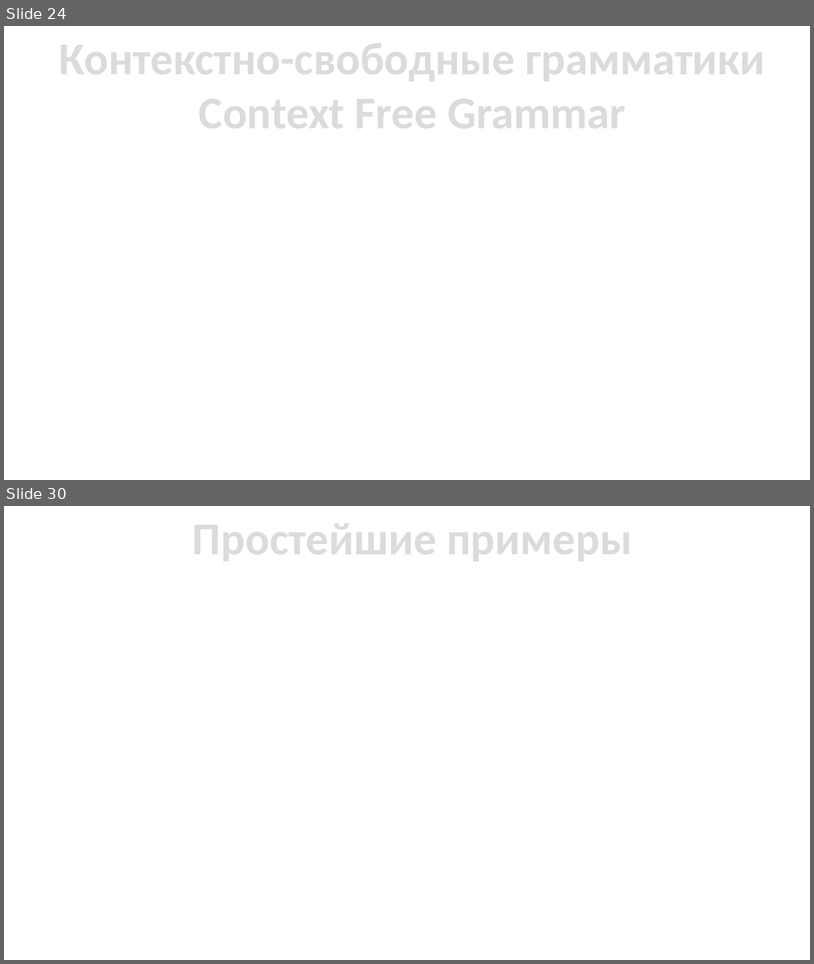
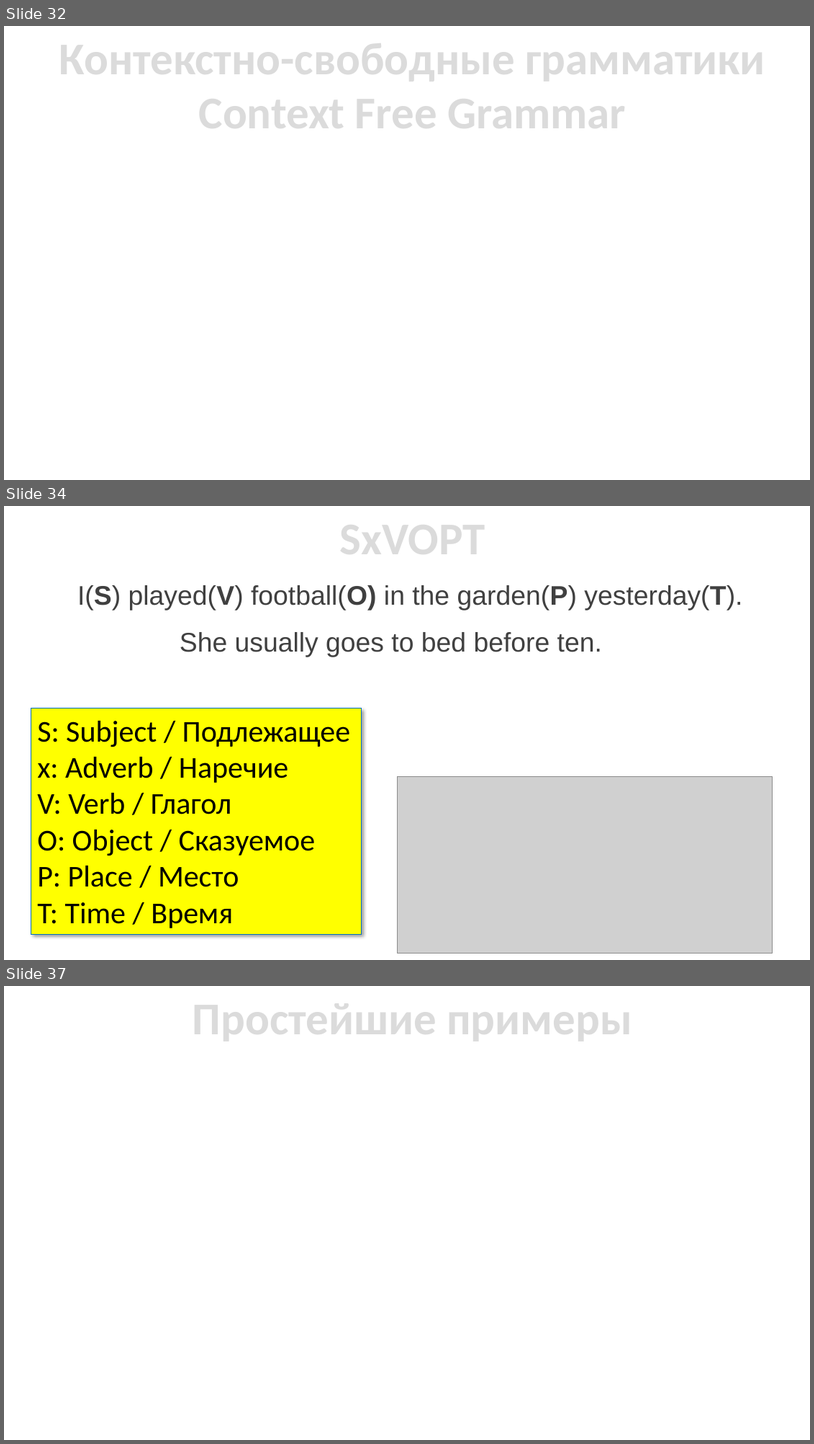
Before and after one commit to ukoloff/cfgram, a slide deck: slides/01 Intro.pptx. Shown one above the other, each under a label of ours: slides 24 and 30 before the commit, slides 32, 34 and 37 after it; the slides between them are not shown. The pictures are 814x964 and 814x1444 pixels, drawn with LibreOffice and Linux fonts; fonts in the diff are those of the drawing; grey boxes stand for pictures. Boxes give left, top, right and bottom in pixels: in the first picture for what was removed or moved away, otherwise in the second. Text is boxed around its words. In the diff, an @@ line names an element or a change of style, - is before the commit and + after.

```diff
--- a/slides/01 Intro.pptx
+++ b/slides/01 Intro.pptx
@@ slide 34 added at <box>4,506,810,960</box>, background #FFFFFF @@
@@ text added at <box>340,511,486,566</box>, 54 pt, text pattern #A5A5A5 on #DBDBDB, bold @@
+SxVOPT
@@ text added at <box>77,585,743,610</box>, 32 pt, text #404040 @@
+I(S) played(V) football(O) in the garden(P) yesterday(T).
@@ text added at <box>180,632,602,657</box>, 32 pt, text #404040 @@
+She usually goes to bed before ten.
@@ rectangle added at <box>31,708,362,935</box>, fill #FFFF00, outline #0070C0 0.75 pt, 36 pt, text #000000 @@
+S: Subject / Подлежащее
+x: Adverb / Наречие
+V: Verb / Глагол
+O: Object / Сказуемое
+P: Place / Место
+T: Time / Время
@@ picture added at <box>398,777,772,953</box> @@
@@ what was slide 24 is now slide 32 @@
@@ what was slide 30 is now slide 37 @@
```
Also in this commit, not shown: 14 slides changed, 12 other slides added, 5 slides removed.
